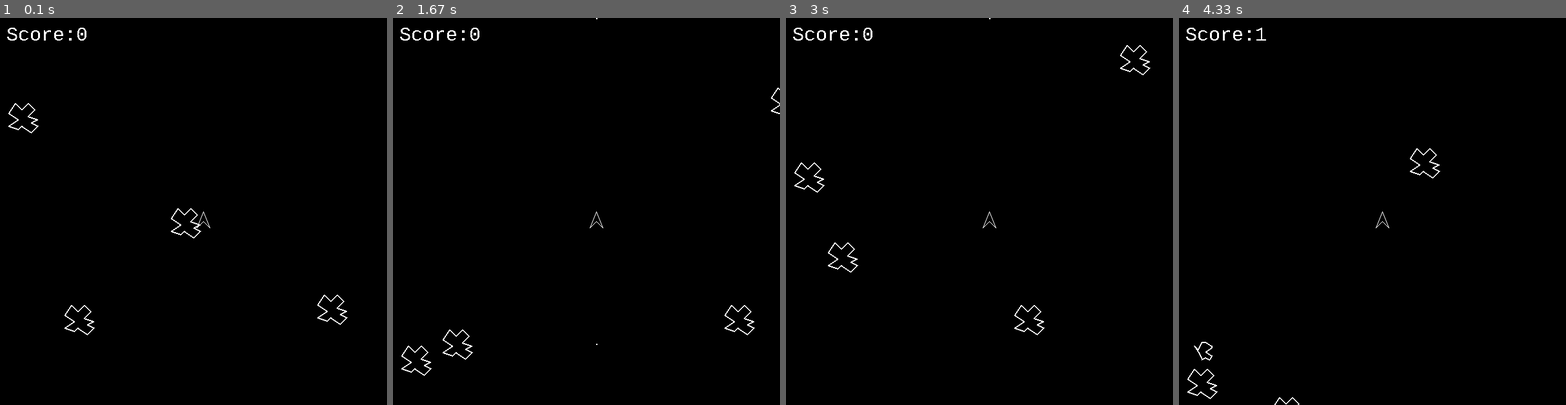
Above: before the commit, frames 1-4 (left to right).
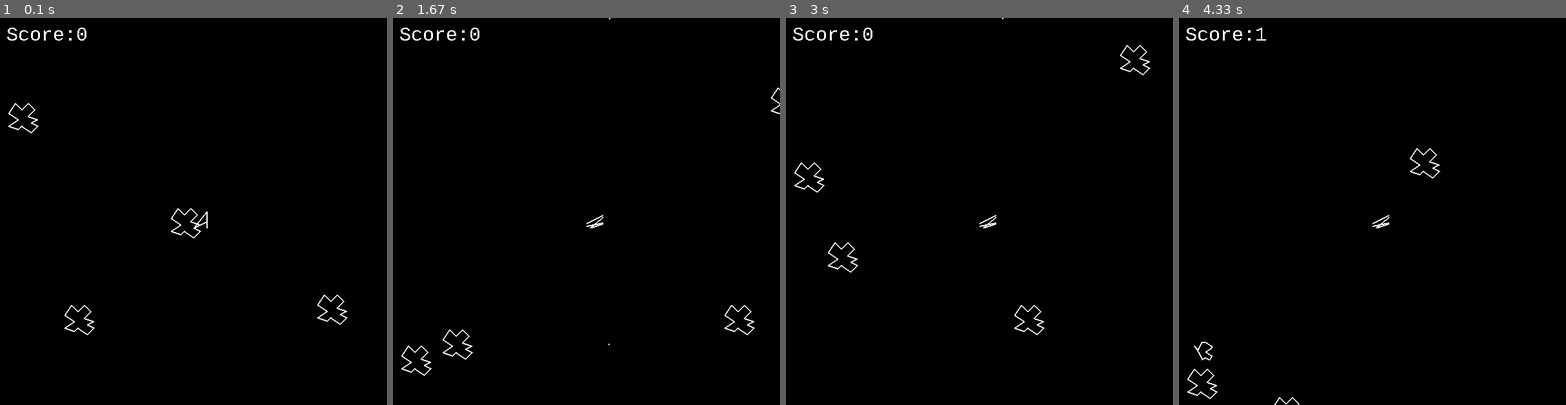
Above: after the commit, the same moments.

Repository: SanderE1/mpl_python
Game: pygame game, started from asteroids/asteroids.py
Two runs of this game, one before a commit and one after it. Both use one fixed random seed, a clock stepped at 60 frames per second and the inputs below.
Inputs:
- Up to frame 1 (0.1 s): no input
- Up to frame 2 (1.67 s): tap Space at 0.33, 0.67 s
- Up to frame 3 (3 s): tap Space at 2 s
- Up to frame 4 (4.33 s): no input

The runs differ from the first frame. In frame 1, less than 0.1% of the frame differs, in the area x 50-55%, y 50-55%; in frame 2, less than 0.1%, in the area x 50-57%, y 0-85%; in frame 3, less than 0.1%; in frame 4, less than 0.1%.

Commit message:
Added ship explosion

Diff:
--- a/asteroids/asteroids.py
+++ b/asteroids/asteroids.py
@@ -1,6 +1,6 @@
 """
-Asteroids!
-"""
+A steroids!
+ """
 
 import pygame
 import math
@@ -19,6 +19,8 @@
 
 def normalize_vector(vector):
     norm = math.sqrt(vector[0] ** 2 + vector[1] ** 2)
+    if norm == 0:
+        norm = 1
     vector = [vector[0] / norm, vector[1] / norm]
     return vector
 
@@ -55,20 +57,22 @@
     def __init__(self):
         pygame.sprite.Sprite.__init__(self)
         self.image = pygame.Surface([26,26])
-        self.pts = [[15, 0],[5,25], [15,15], [25,25]]
-        pygame.draw.aalines(self.image, WHITE, True, self.pts,2)
+        self.pts = [[15, 0],[5,25], [15,15], [25,25], [15,0]]
+        pygame.draw.lines(self.image, WHITE, True, self.pts,2)
         self.image.set_colorkey(BLACK)
         self.rect = self.image.get_rect()
         self.rect.x = 300
         self.rect.y = 300
         self.angle = 0
         self.speed = 0
+        self.alive = True
+        self.explode_frame = 0
 
     def rotate(self, angle):
         for i, pt in enumerate(self.pts):
             self.pts[i] = rotatePoint([13,13], pt, angle)
         self.image.fill(BLACK)
-        pygame.draw.lines(self.image, WHITE, True, self.pts,2)
+        pygame.draw.lines(self.image, WHITE, True, self.pts, 2)
 
     def get_direction(self):
         # we know pts[0] and pts[2] give us a vector we are "pointing" at:
@@ -76,6 +80,20 @@
         # normalize:
         vector = normalize_vector(vector)
         return vector
+
+    def explode(self):
+        for i in range(0, len(self.pts)):
+            if i % 2:
+                self.pts[i][0] -= 1
+            else:
+                self.pts[i][0] += 1
+        self.image.fill(BLACK)
+        pygame.draw.lines(self.image, WHITE, False, self.pts, 2)
+        self.speed = 0
+        self.explode_frame += 1
+
+
+
 
 class Bullet(pygame.sprite.Sprite):
     def __init__(self):
@@ -169,7 +187,7 @@
             if event.key == pygame.K_UP:
                 ship.speed = 10
             if event.key == pygame.K_SPACE:
-                shoot_sound.play()
+                # shoot_sound.play()
                 bullet = Bullet()
                 bullet.rect = bullet.image.get_rect()
                 bullet.rect = copy.copy(ship.rect)
@@ -187,18 +205,24 @@
     # --- Game logic should go here
 
     # update the ship:
-    if ship.angle != 0:
-        ship.rotate(ship.angle)
-
-    vect = ship.get_direction()
-    ship.rect.x += (vect[0]*ship.speed)
-    ship.rect.y += (vect[1]*ship.speed)
-    wrap(ship)
-    # decay speed:
-    if ship.speed > 0:
-        ship.speed *= .99
-    if ship.speed < 0:
-        ship.speed = 0
+    if ship.alive:
+        if ship.angle != 0:
+            ship.rotate(ship.angle)
+
+        vect = ship.get_direction()
+        ship.rect.x += (vect[0]*ship.speed)
+        ship.rect.y += (vect[1]*ship.speed)
+        wrap(ship)
+        # decay speed:
+        if ship.speed > 0:
+            ship.speed *= .99
+        if ship.speed < 0:
+            ship.speed = 0
+    elif ship.explode_frame < 20: # we're dead and/or exploding:
+        ship.explode()
+
+
+
 
     # update all the bullets:
     for bullet in bullets:
@@ -230,6 +254,8 @@
                 all_sprites_list.add(new_asteroid)
         asteroid.kill()
 
+    if pygame.sprite.spritecollideany(ship, asteroids) and ship.alive:
+        ship.alive = False
 
 
 
